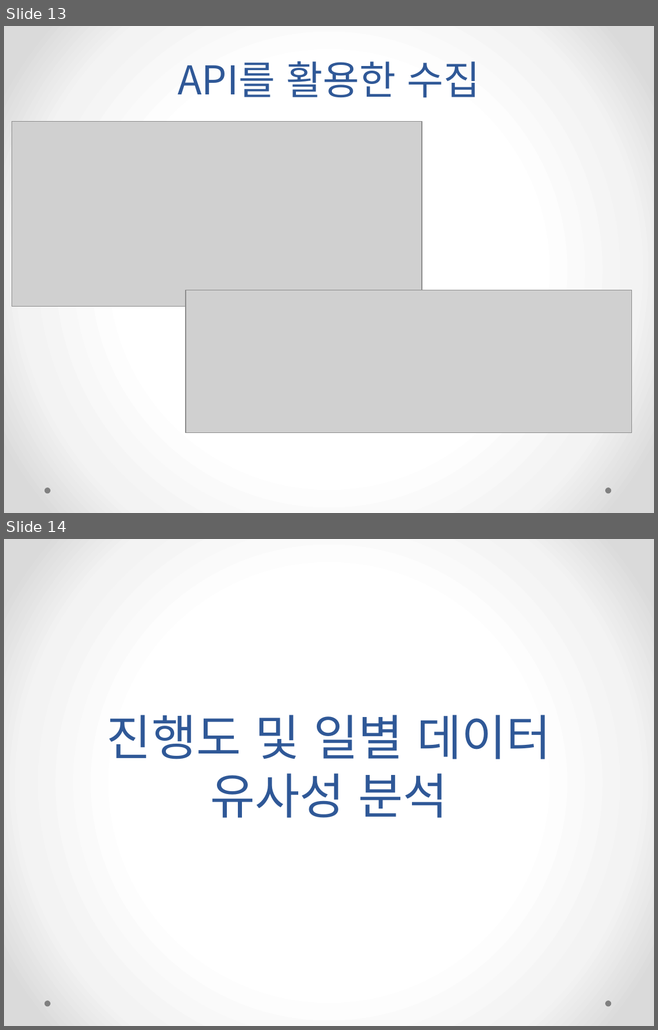
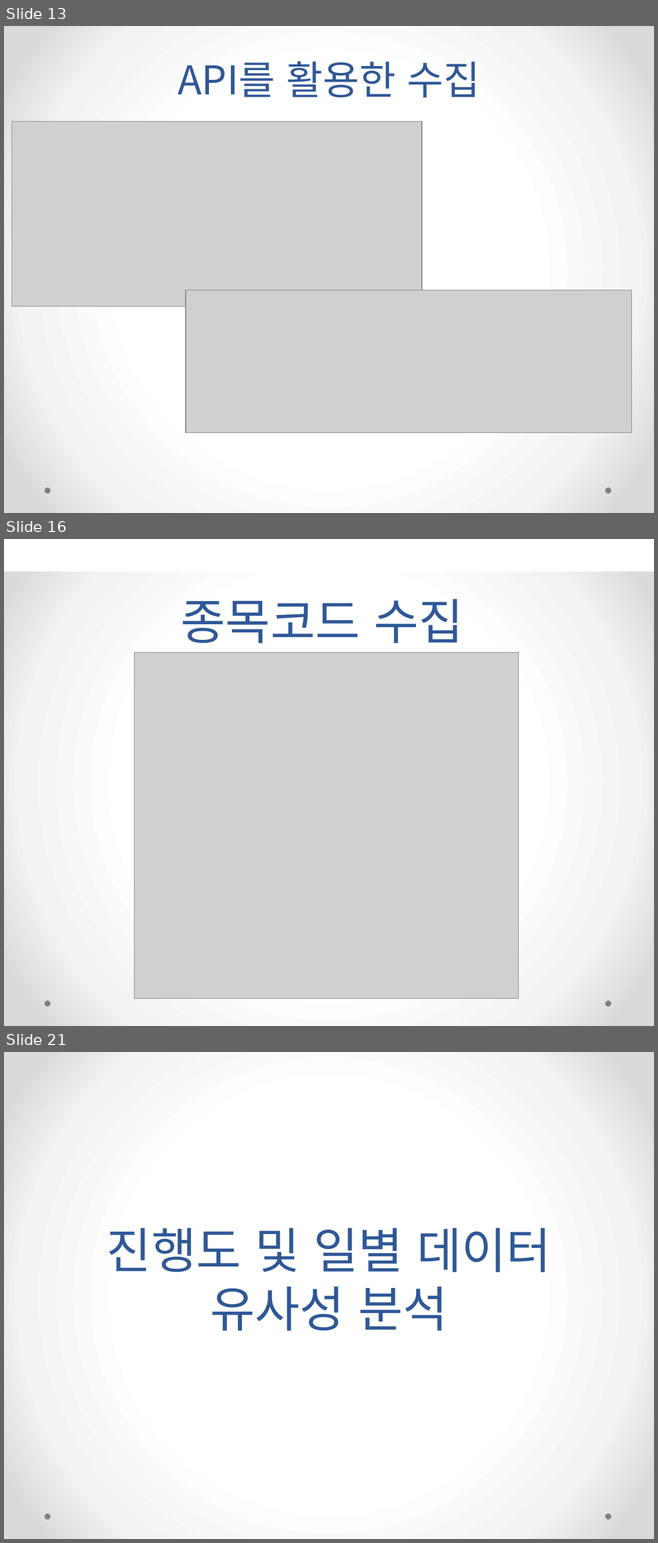
Before and after one commit to HyoDuck/Graduation_Project, a slide deck: pptx_folder/빅데이터를 활용한 주식종목 분석_5월 16일.pptx. Shown one above the other, each under a label of ours: slides 13 and 14 before the commit, slides 13, 16 and 21 after it; the slides between them are not shown. The pictures are 658x1030 and 658x1543 pixels, drawn with LibreOffice and Linux fonts; fonts in the diff are those of the drawing; grey boxes stand for pictures. Boxes give left, top, right and bottom in pixels: in the first picture for what was removed or moved away, otherwise in the second. Text is boxed around its words. In the diff, an @@ line names an element or a change of style, - is before the commit and + after.

Commit message:
분봉 주식데이터 수집 자료 추가본

```diff
--- a/pptx_folder/빅데이터를 활용한 주식종목 분석_5월 16일.pptx
+++ b/pptx_folder/빅데이터를 활용한 주식종목 분석_5월 16일.pptx
@@ slide 16 added at [4, 539, 654, 1026], background gradient #FFFFFF to #F4F4F4 to #DADADA; not listed: 2 template elements that a slide beside it also shows @@
@@ rectangle added at [4, 539, 654, 571], fill #FFFFFF @@
@@ title added at [181, 599, 463, 643], 54 pt, text #2F5897 @@
+종목코드 수집
@@ picture added at [134, 652, 518, 998] @@
@@ what was slide 14 is now slide 21 @@
```
Also in this commit, not shown: 6 other slides added.
